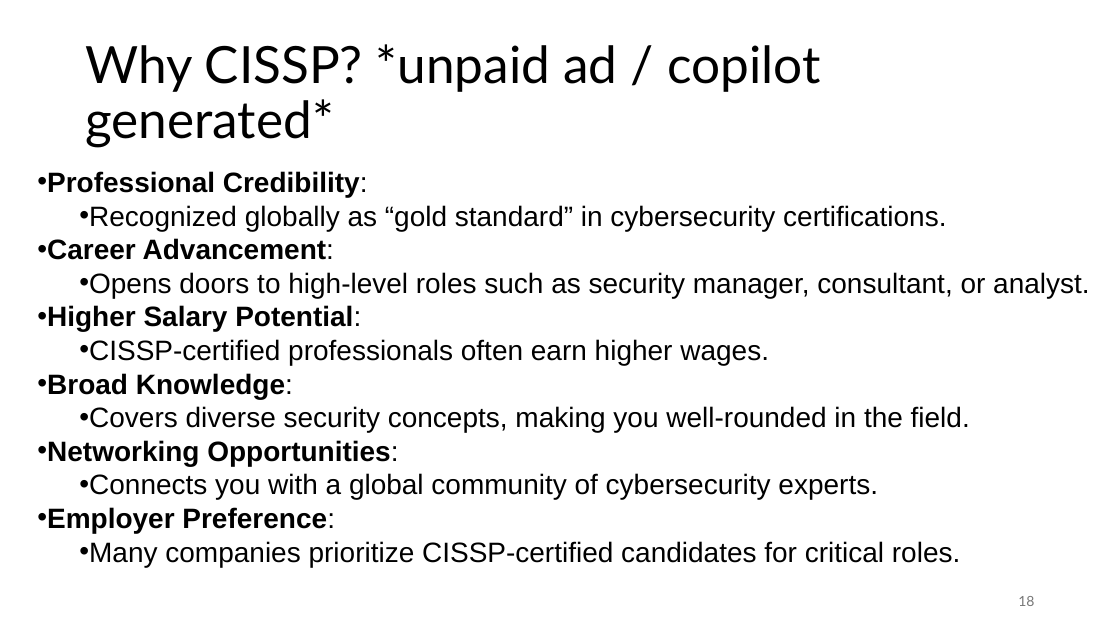
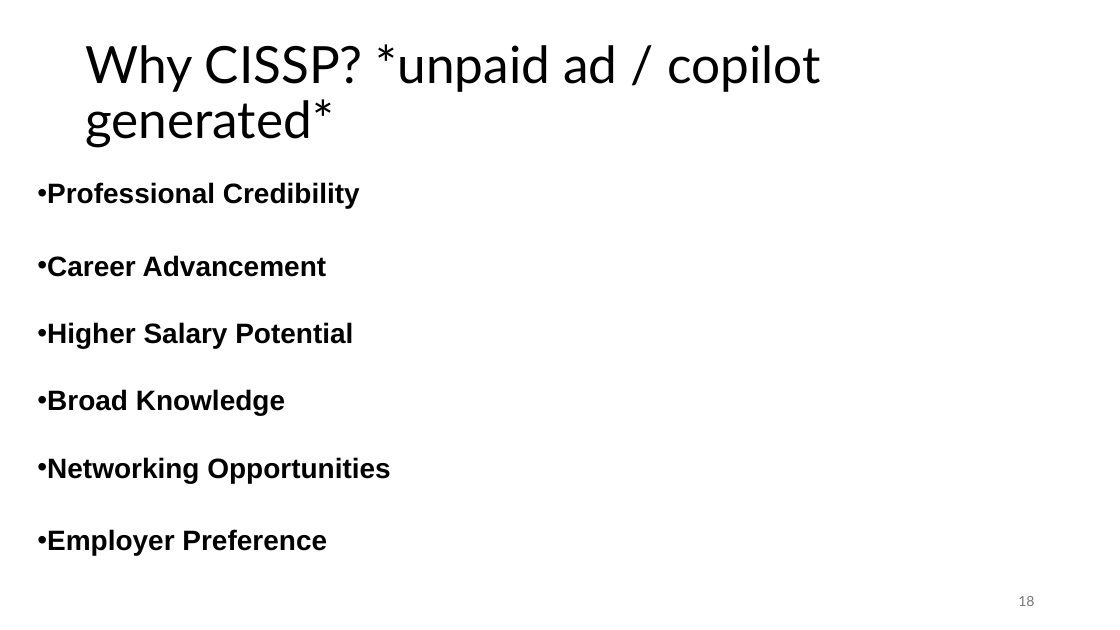
Before and after one commit to dan-pi/presentations, a slide deck: slide 18 of Dan’s Certification Journey - Part 1.pptx. Drawn at 1120x630 pixels with LibreOffice and Linux fonts; fonts in the diff are those of the drawing. Boxes give left, top, right and bottom in pixels: in the first picture for what was removed or moved away, otherwise in the second. Text is boxed around its words. In the diff, an @@ line names an element or a change of style, - is before the commit and + after.

```diff
--- a/Dan’s Certification Journey - Part 1.pptx
+++ b/Dan’s Certification Journey - Part 1.pptx
@@ text at (47,182,390,556): text changed; bold on @@
-• Professional Credibility:
-  • Recognized globally as “gold standard” in cybersecurity certifications.
-• Career Advancement:
-  • Opens doors to high-level roles such as security manager, consultant, or analyst.
-• Higher Salary Potential:
-  • CISSP-certified professionals often earn higher wages.
-• Broad Knowledge:
-  • Covers diverse security concepts, making you well-rounded in the field.
-• Networking Opportunities:
-  • Connects you with a global community of cybersecurity experts.
-• Employer Preference:
-  • Many companies prioritize CISSP-certified candidates for critical roles.
+• Professional Credibility
+• Career Advancement
+• Higher Salary Potential
+• Broad Knowledge
+• Networking Opportunities
+• Employer Preference
```
Also in this commit, not shown: 2 other slides changed, 2 slides added.
